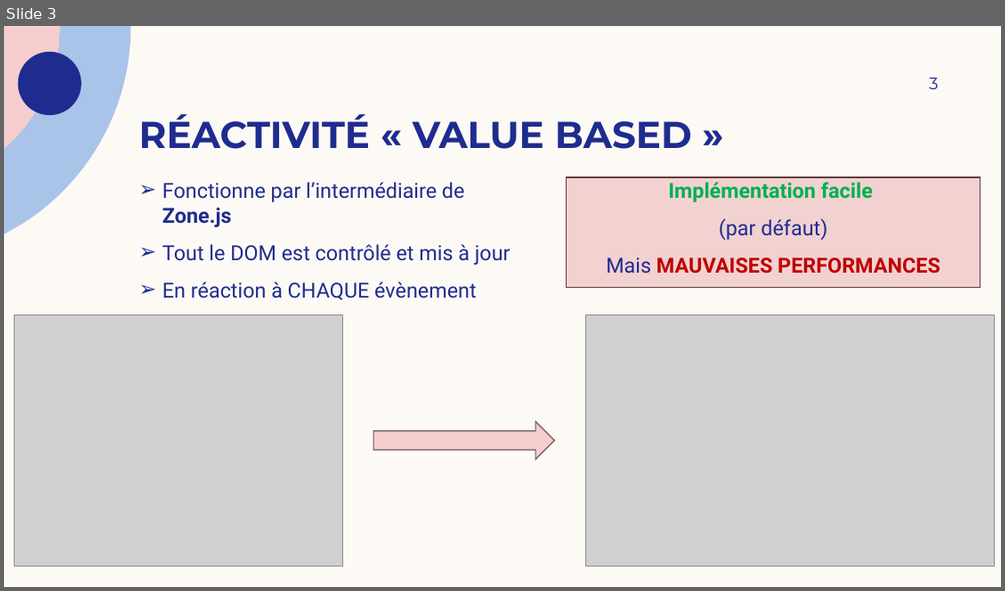
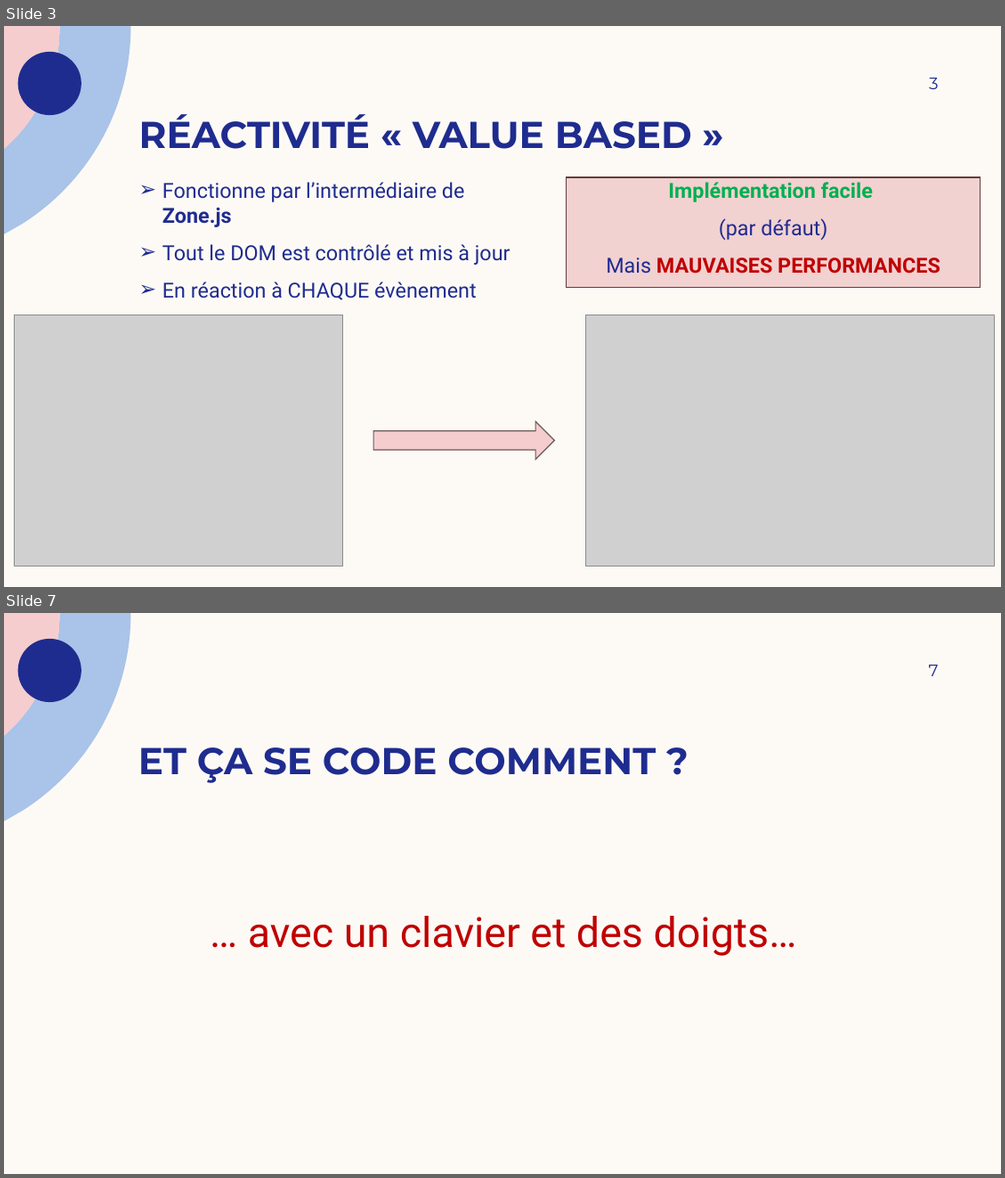
Before and after one commit to JeromeD1/angular-signaux, a slide deck: Angular signals - présentation.pptx. Shown one above the other, each under a label of ours: slide 3 before the commit, slides 3 and 7 after it; the slides between them are not shown. The pictures are 1005x591 and 1005x1178 pixels, drawn with LibreOffice and Linux fonts; fonts in the diff are those of the drawing; grey boxes stand for pictures. Boxes give left, top, right and bottom in pixels: in the first picture for what was removed or moved away, otherwise in the second. Text is boxed around its words. In the diff, an @@ line names an element or a change of style, - is before the commit and + after.

```diff
--- a/Angular signals - présentation.pptx
+++ b/Angular signals - présentation.pptx
@@ slide 7 added at (4, 613, 1001, 1174), background #FDFAF6; not listed: 3 template elements that a slide beside it also shows @@
@@ page number added at (929, 665, 938, 676), 16 pt, text #1F2C8F @@
+7
@@ title added at (138, 747, 655, 783), 36 pt, text #1F2C8F, bold @@
+ET ÇA SE CODE COMMENT ?
@@ text added at (248, 916, 797, 956), 40 pt, text #C00000 @@
+… avec un clavier et des doigts…
```
Also in this commit, not shown: 1 slide changed, 11 other slides added, 1 slide removed, 2 other files.
